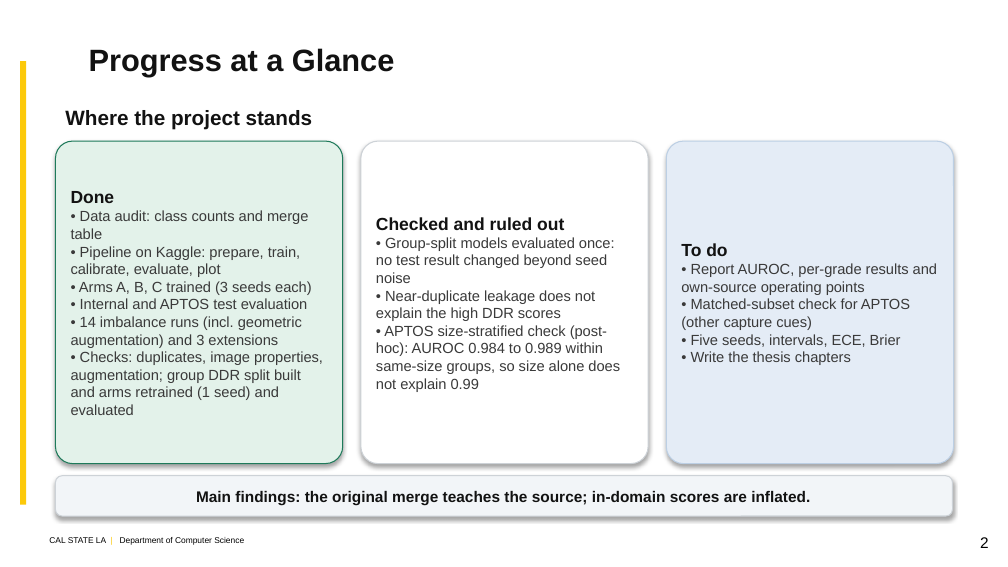
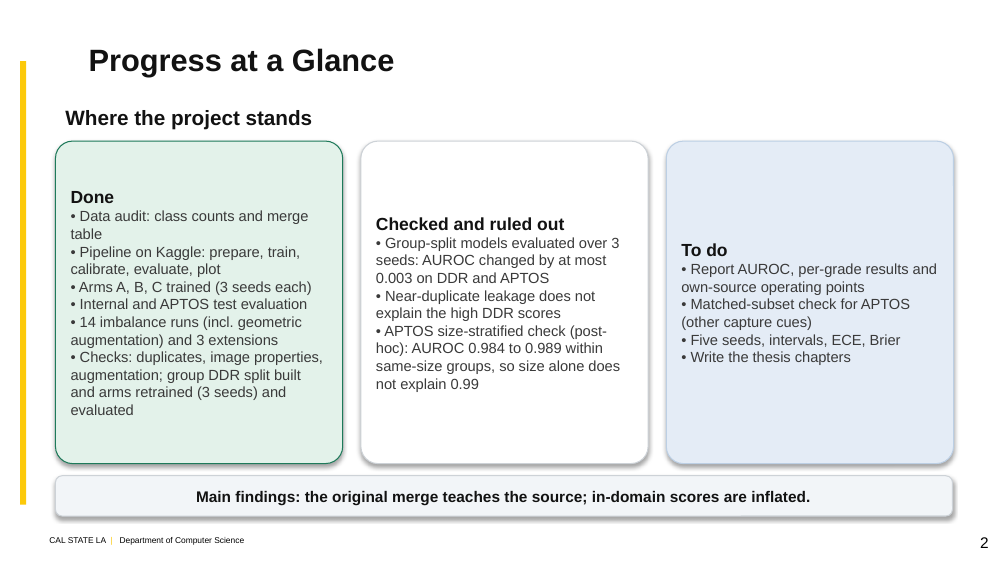
Before and after one commit to kazimab1/Early-DR, a slide deck: slide 2 of DR_5min_Progress.pptx. Drawn at 1008x567 pixels with LibreOffice and Linux fonts; fonts in the diff are those of the drawing; background and template pictures are left out. Boxes give left, top, right and bottom in pixels: in the first picture for what was removed or moved away, otherwise in the second. Text is boxed around its words. In the diff, an @@ line names an element or a change of style, - is before the commit and + after.

```diff
--- a/DR_5min_Progress.pptx
+++ b/DR_5min_Progress.pptx
@@ text in rounded rectangle at [376, 237, 619, 283]: text changed @@
-• Group-split models evaluated once: no test result changed beyond seed noise
+• Group-split models evaluated over 3 seeds: AUROC changed by at most 0.003 on DDR and APTOS
@@ text in rounded rectangle at [71, 351, 323, 415]: text changed @@
-• Checks: duplicates, image properties, augmentation; group DDR split built and arms retrained (1 seed) and evaluated
+• Checks: duplicates, image properties, augmentation; group DDR split built and arms retrained (3 seeds) and evaluated
```
Also in this commit, not shown: 9 other files.
